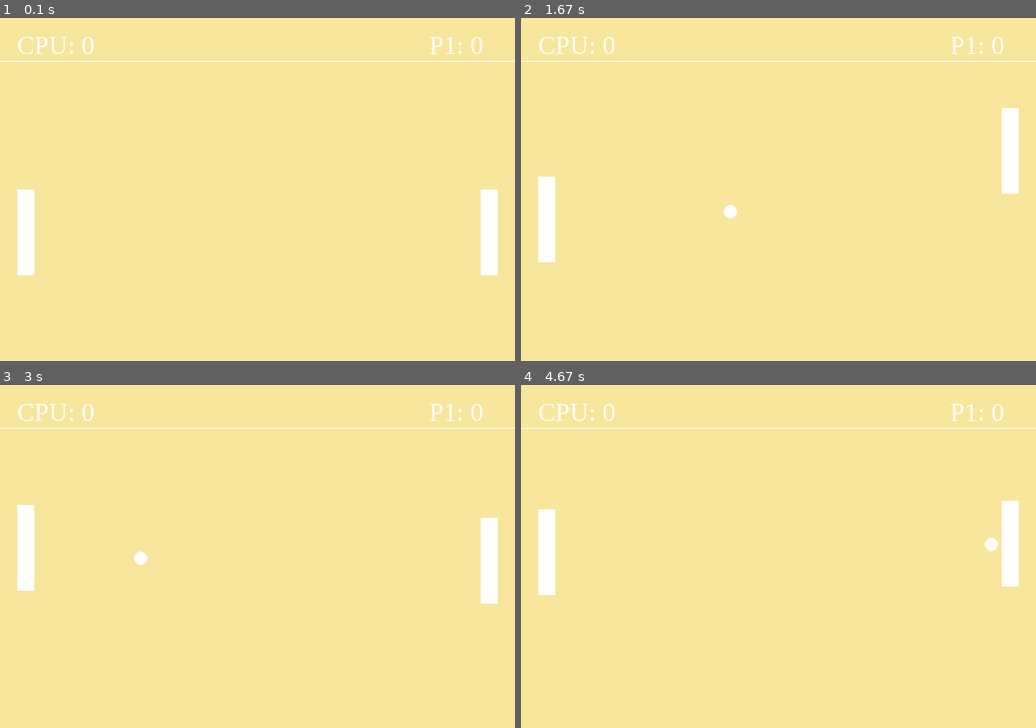
Above: before the commit, frames 1-4 (two rows, left to right).
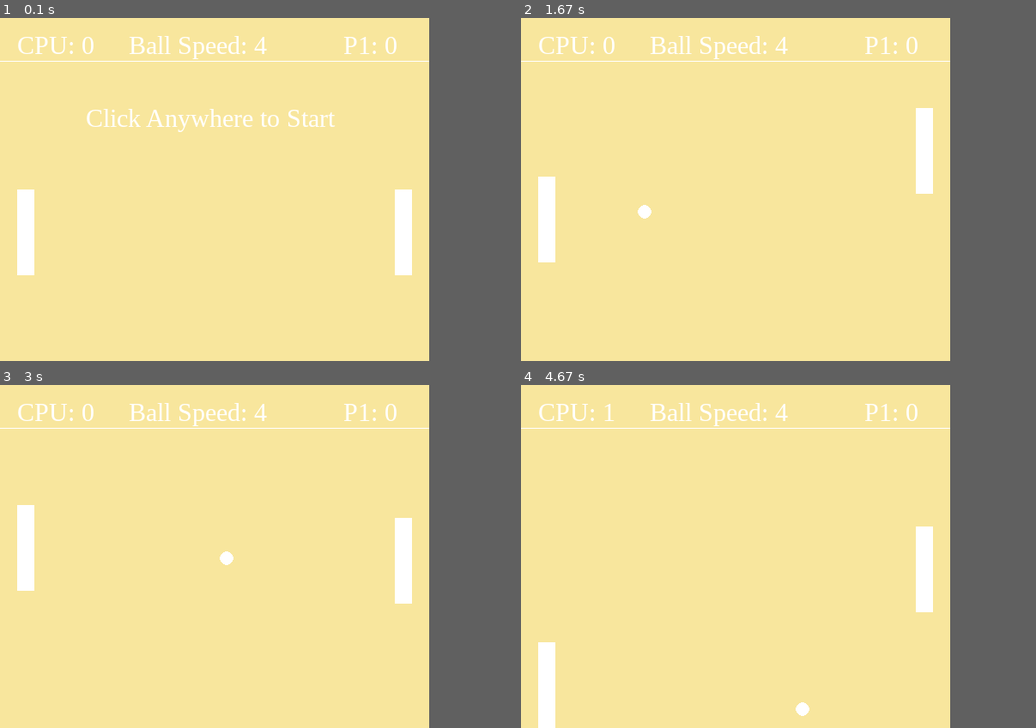
Above: after the commit, the same moments.

Repository: HikariShino/pygame
Game: pygame game, started from W12L/main.py
Two runs of this game, one before a commit and one after it. Both use one fixed random seed, a clock stepped at 60 frames per second and the inputs below.
Inputs (mouse positions are in pixels of both pictures, inside the frame that each line leads up to):
- Up to frame 1 (0.1 s): no input
- Up to frame 2 (1.67 s): click (737, 189) at 0.38 s; hold Up 0.67-1.13 s; hold Down 1.17-1.47 s; hold Up from 1.5 s (still down)
- Up to frame 3 (3 s): release Up at 1.87 s; hold Down 1.9-2.27 s; hold Up 2.3-2.6 s; hold Down 2.63-2.93 s; hold Up from 2.97 s (still down)
- Up to frame 4 (4.67 s): release Up at 3.33 s; hold Down 3.37-3.73 s; hold Up 3.77-4.07 s; click (783, 587) at 4.15 s; hold Down from 4.43 s (still down)
The window is 600x400 before the commit and 500x400 after it. Grey fills any space a smaller window leaves; there, only what the larger window draws over its background counts as a difference.

The runs differ from the first frame. In frame 1, 3.2% of the frame differs, in the area x 16-100%, y 5-75%; in frame 2, 2.6%; in frame 3, 2.6%; in frame 4, 4.3%, in the area x 3-100%, y 5-100%.

Commit message:
Finished tutorial product. Now has text for instructions and ball speed now increases during ball active time.

Diff:
--- a/W12L/main.py
+++ b/W12L/main.py
@@ -3,7 +3,7 @@
 
 pygame.init()
 
-screen_width = 600
+screen_width = 500
 screen_height = 400
 
 fpsClock = pygame.time.Clock()
@@ -19,6 +19,7 @@
 player_score = 0
 fps = 60
 winner = 0
+speed_increase = 0
 
 bg = (248, 230, 157)
 white = (255, 255, 255)
@@ -106,11 +107,13 @@
     draw_board()
     draw_text('CPU: ' + str(cpu_score), font, white, 20, 15)
     draw_text('P1: ' + str(player_score), font, white, screen_width - 100, 15)
+    draw_text('Ball Speed: ' + str(abs(pong.speed_x)), font, white, screen_width // 2 - 100, 15)
 
     player_paddle.draw()
     cpu_paddle.draw()
 
     if live_ball == True:
+        speed_increase += 1
         winner = pong.move()
         if winner == 0:
             player_paddle.move()
@@ -123,6 +126,16 @@
             elif winner == -1:
                 cpu_score += 1
 
+    if live_ball == False:
+        if winner == 0:
+            draw_text('Click Anywhere to Start', font, white, 100, screen_height // 2 - 100)
+        if winner == 1:
+            draw_text('You Scored!', font, white, 220, screen_height // 2 - 100)
+            draw_text('Click Anywhere to Start', font, white, 100, screen_height // 2 - 50)
+        if winner == -1:
+            draw_text('CPU Scored!', font, white, 200, screen_height // 2 - 100)
+            draw_text('Click Anywhere to Start', font, white, 100, screen_height // 2 - 50)
+
     for event in pygame.event.get():
         if event.type == pygame.QUIT:
             run = False
@@ -130,6 +143,17 @@
             live_ball = True
             pong.reset(screen_width - 60, screen_height // 2 + 50)
 
+    if speed_increase > 500:
+        speed_increase = 0
+        if pong.speed_x < 0:
+            pong.speed_x -= 1
+        if pong.speed_x >0:
+            pong.speed_x -= 1
+        if pong.speed_y < 0:
+            pong.speed_y -= 1
+        if pong.speed_y >0:
+            pong.speed_y -= 1
+
     pygame.display.update()
 
 pygame.quit()
